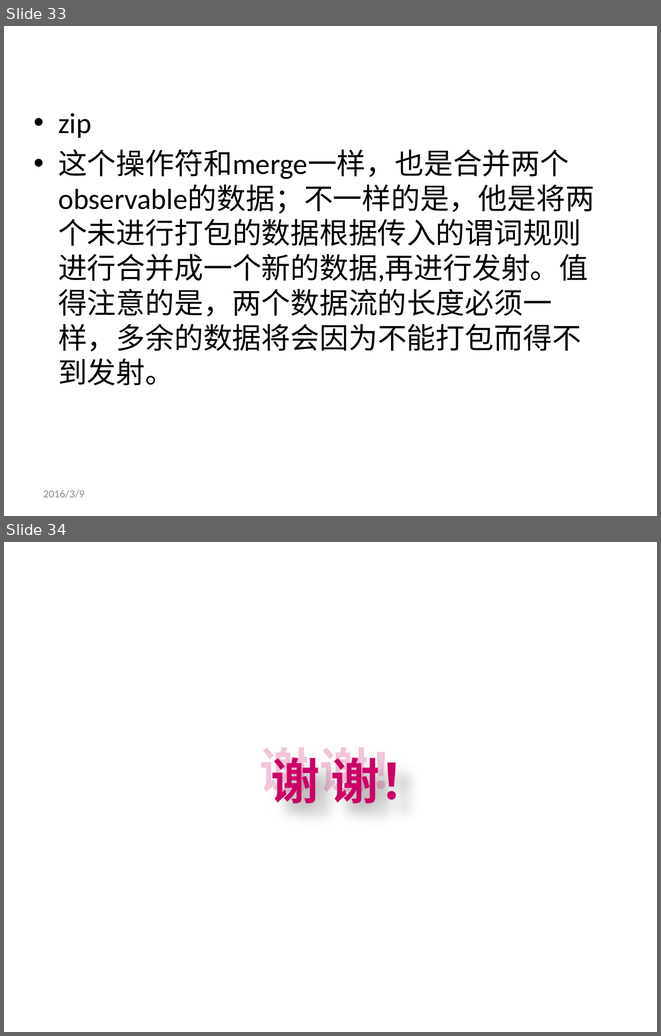
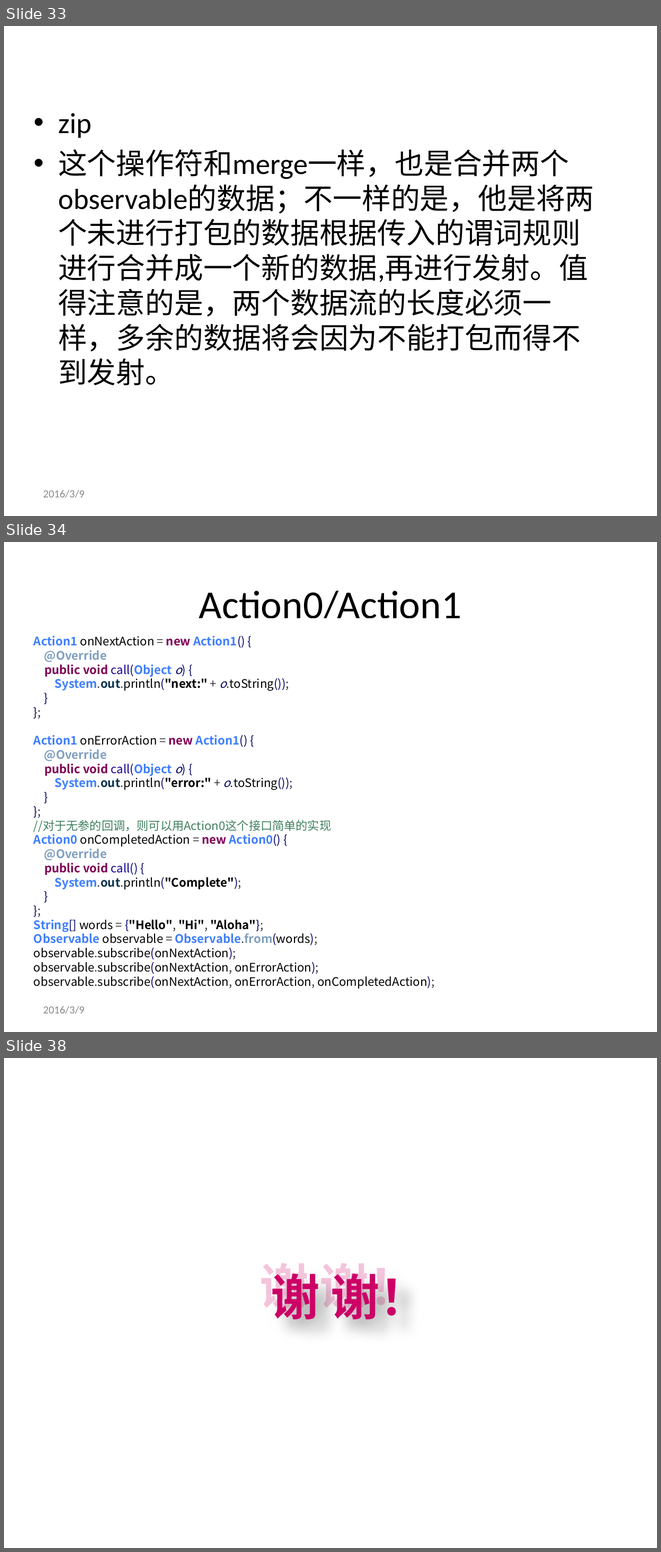
Before and after one commit to genglei-cuan/Study, a slide deck: notes/rxjava/RxJava简介.pptx. Shown one above the other, each under a label of ours: slides 33 and 34 before the commit, slides 33, 34 and 38 after it; the slides between them are not shown. The pictures are 661x1036 and 661x1552 pixels, drawn with LibreOffice and Linux fonts; fonts in the diff are those of the drawing; background and template pictures are left out. Boxes give left, top, right and bottom in pixels: in the first picture for what was removed or moved away, otherwise in the second. Text is boxed around its words. In the diff, an @@ line names an element or a change of style, - is before the commit and + after.

```diff
--- a/notes/rxjava/RxJava简介.pptx
+++ b/notes/rxjava/RxJava简介.pptx
@@ slide 34 added at bbox=[4, 542, 657, 1032], background picture (left out) @@
@@ title added at bbox=[199, 590, 461, 618], 44 pt, text #000000 @@
+Action0/Action1
@@ text added at bbox=[34, 636, 434, 988], 13 pt, text #000000 @@
+Action1 onNextAction = new Action1() {
+@Override
+public void call(Object o) {
+System.out.println("next:" + o.toString());
+}
+};
+Action1 onErrorAction = new Action1() {
+@Override
+public void call(Object o) {
+System.out.println("error:" + o.toString());
+}
+};
+//对于无参的回调，则可以用Action0这个接口简单的实现
+Action0 onCompletedAction = new Action0() {
+@Override
+public void call() {
+System.out.println("Complete");
+}
+};
+String[] words = {"Hello", "Hi", "Aloha"};
+Observable observable = Observable.from(words);
+observable.subscribe(onNextAction);
+observable.subscribe(onNextAction, onErrorAction);
+observable.subscribe(onNextAction, onErrorAction, onCompletedAction);
@@ text added at bbox=[43, 1006, 85, 1014], 12 pt, text #898989 @@
+2016/3/9
@@ what was slide 34 is now slide 38 @@
```
Also in this commit, not shown: 3 slides changed, 3 other slides added, 1 other file.
